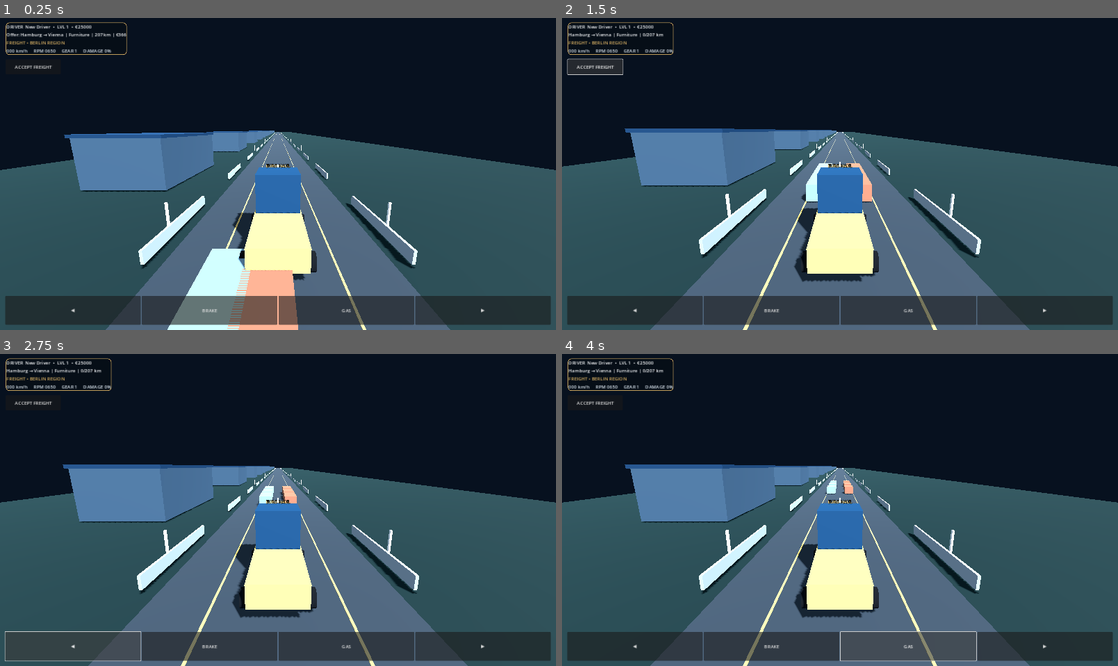
Above: before the commit, frames 1-4 (two rows, left to right).
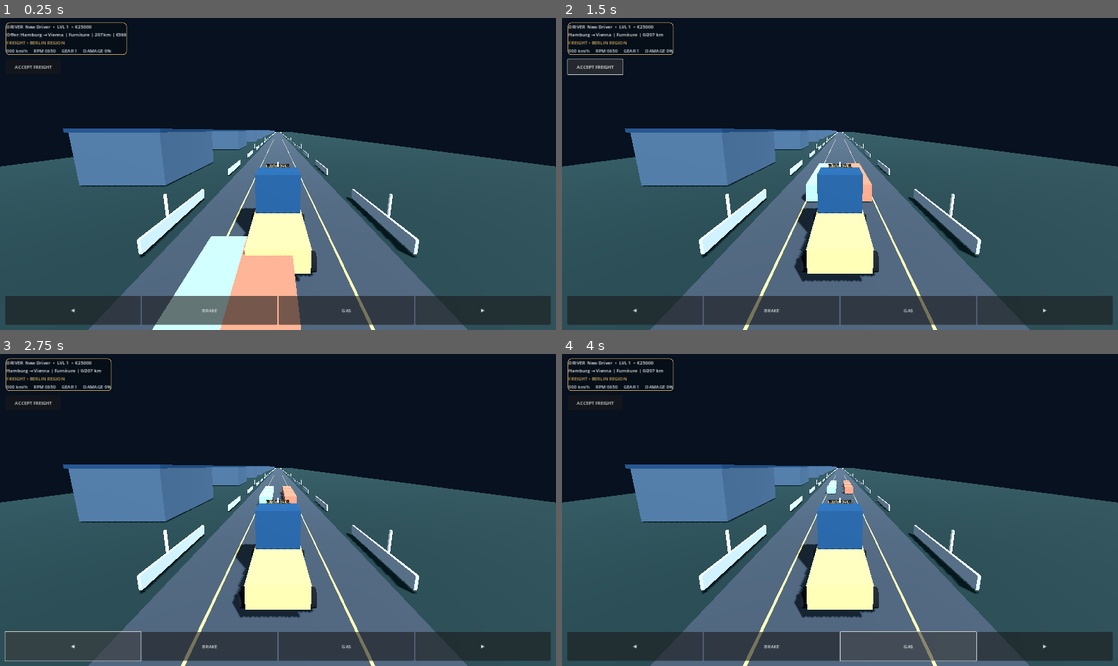
Above: after the commit, the same moments.

Repository: haseebop668-a11y/EURO-HAUL
Game: Godot game, scene res://Scenes/Main.tscn
Two runs of this game, one before a commit and one after it. Both use one fixed random seed, a clock stepped at 60 frames per second and the inputs below.
Inputs:
- Up to frame 1 (0.25 s): no input
- Up to frame 2 (1.5 s): click "ACCEPT FREIGHT" at 0.5 s; click "ACCEPT FREIGHT" at 1.25 s
- Up to frame 3 (2.75 s): click "◀" at 2 s
- Up to frame 4 (4 s): click "BRAKE" at 2.75 s; click "GAS" at 3.5 s

The runs differ from the first frame. In frame 1, 7.9% of the frame differs, in the area x 0-100%, y 35-100%; in frame 2, less than 0.1%; in frame 3, less than 0.1%; in frame 4, less than 0.1%.

Commit message:
Tune Godot driving slice and input bindings

Diff:
--- a/Godot/Scripts/main.gd
+++ b/Godot/Scripts/main.gd
@@ -97,7 +97,7 @@
 func _build_truck() -> void:
 	truck = EuroHaulTruck.new()
 	truck.name = "PlayerTruck"
-	truck.position = Vector3(0.0, 1.0, -8.0)
+	truck.position = Vector3(0.0, 0.15, -8.0)
 	var collision := CollisionShape3D.new()
 	var shape := BoxShape3D.new()
 	shape.size = Vector3(2.45, 2.7, 6.2)
@@ -139,8 +139,7 @@
 
 func _build_traffic() -> void:
 	for i in range(6):
-		var traffic := Node3D.new()
-		traffic.set_script(load("res://Scripts/traffic_vehicle.gd"))
+		var traffic := EuroHaulTrafficVehicle.new()
 		traffic.position = Vector3(-2.0, 0.0, -55.0 - float(i) * 85.0)
 		traffic.lane_x = -2.0 if i % 2 == 0 else 2.0
 		traffic.cruise_speed_kmh = 42.0 + float(i % 3) * 8.0
